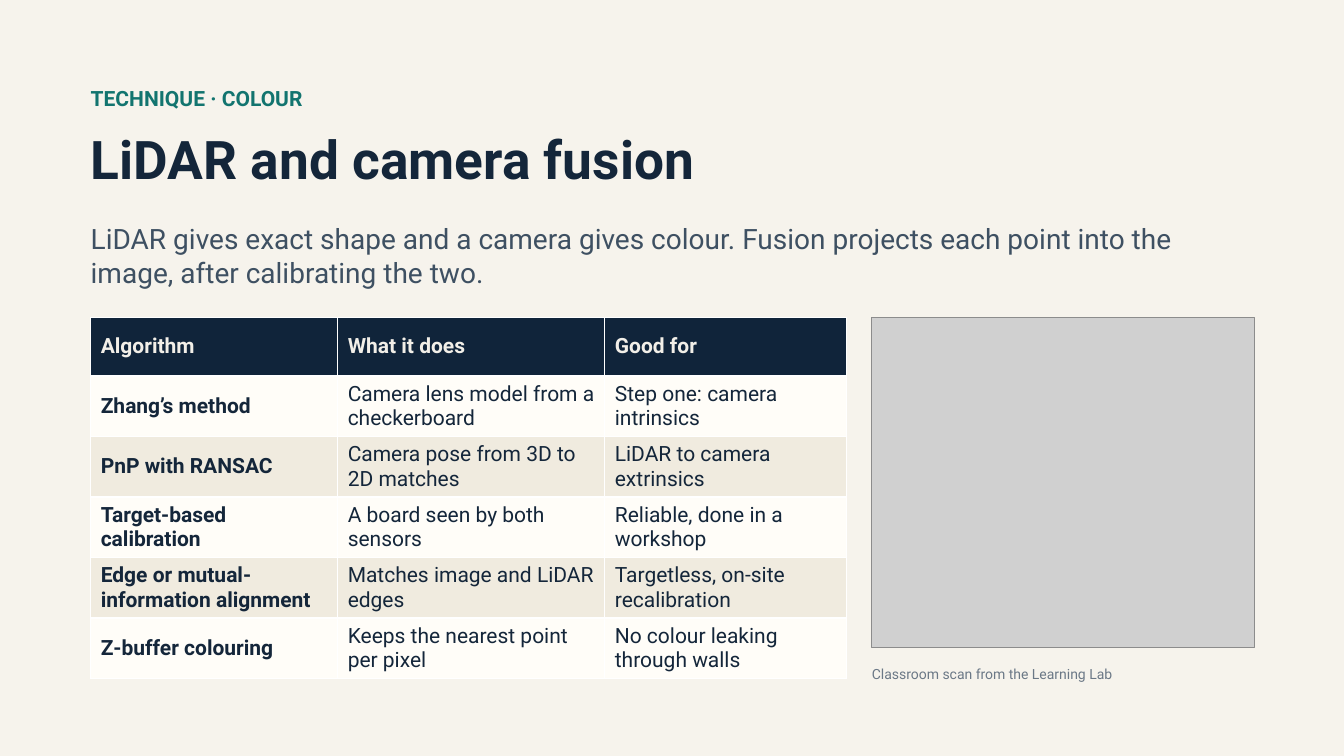
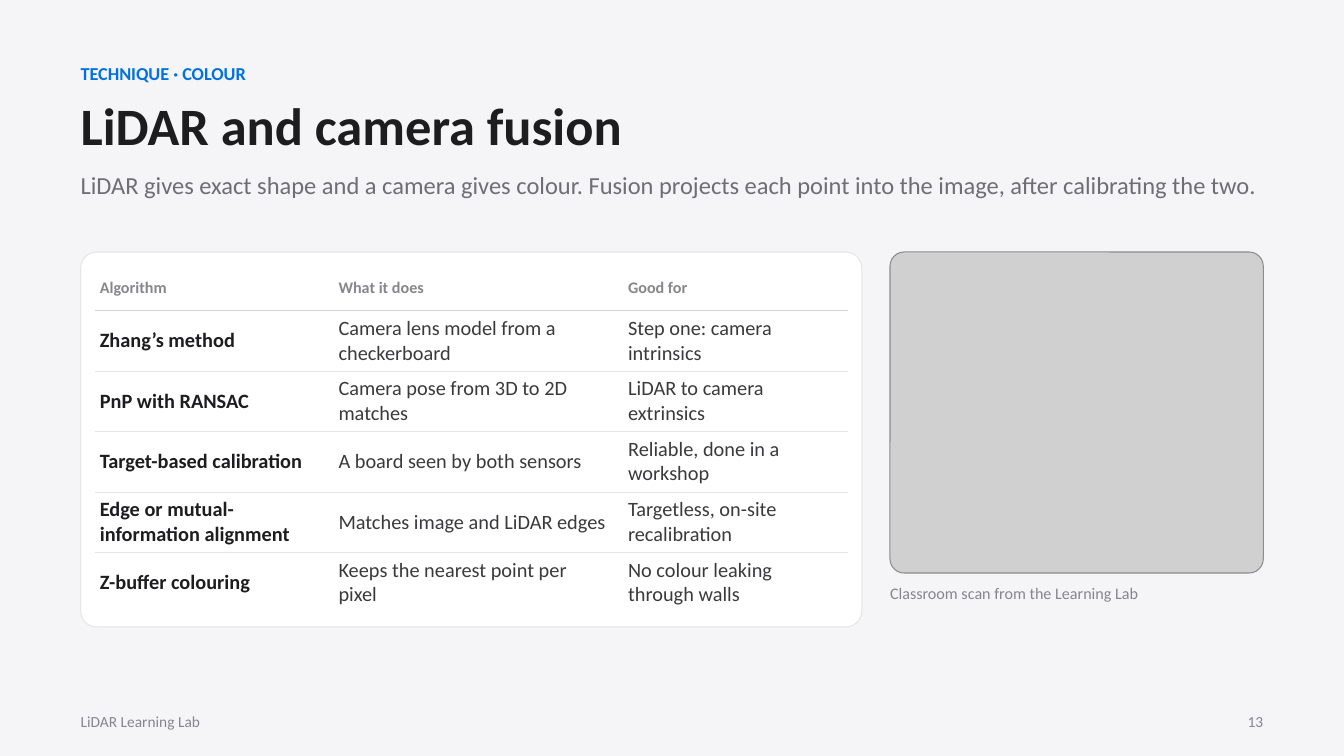
Before and after one commit to maninka123/lidar-learning-lab, a slide deck: slide 13 of presentation/LiDAR_Workshop_Slides.pptx. Drawn at 1344x756 pixels with LibreOffice and Linux fonts; fonts in the diff are those of the drawing; grey boxes stand for pictures. Boxes give left, top, right and bottom in pixels: in the first picture for what was removed or moved away, otherwise in the second. Text is boxed around its words. In the diff, an @@ line names an element or a change of style, - is before the commit and + after.

```diff
--- a/presentation/LiDAR_Workshop_Slides.pptx
+++ b/presentation/LiDAR_Workshop_Slides.pptx
@@ background #F6F3EC to #F5F5F7 @@
@@ text "TECHNIQUE · COLOUR": place and size @@
-text "TECHNIQUE · COLOUR" at box(91, 91, 303, 109)
+text "TECHNIQUE · COLOUR" at box(81, 68, 245, 83)
@@ text "TECHNIQUE · COLOUR" at box(81, 68, 245, 83): size 15 to 13 pt, font Roboto to Calibri, text colour #12746F to #0071E3; less space between paragraphs @@
@@ text "LiDAR and camera fusion": place and size @@
-text "LiDAR and camera fusion" at box(91, 138, 694, 180)
+text "LiDAR and camera fusion" at box(81, 108, 622, 146)
@@ text "LiDAR and camera fusion" at box(81, 108, 622, 146): size 38 to 37.5 pt, font Roboto to Calibri, text colour #14263A to #1D1D1F; less space between paragraphs @@
@@ text "LiDAR gives exact shape and ...": place and size @@
-text "LiDAR gives exact shape and ..." at box(91, 228, 1171, 289)
+text "LiDAR gives exact shape and ..." at box(81, 177, 1256, 198)
@@ text "LiDAR gives exact shape and ..." at box(81, 177, 1256, 198): size 20 to 17.5 pt, font Roboto to Calibri, text colour #3E5062 to #6E6E73; line spacing 1 to 1.1; less space between paragraphs @@
@@ rounded rectangle added at box(81, 252, 862, 627), fill #FFFFFF, outline #E5E5EA 0.75 pt @@
@@ table at box(95, 266, 848, 613) @@
@@ fill #10243A to none in row 1 @@
@@ fill #FFFDF8 to none in 9 cells @@
@@ fill #F0EBDF to none in 6 cells @@
@@ size 15 to 11.5 pt, text colour #F2EFE8 to #86868B in "Algorithm", "What it does", "Good for" @@
@@ font Roboto to Calibri, size 15 to 14.5 pt @@
@@ text colour #14263A to #1D1D1F in "Zhang’s method", "PnP with RANSAC", "Target-based calibration", "Edge or mutual-information alignment" and 1 more places @@
@@ text colour #14263A to #3A3A3C in "Camera lens model from a checkerboard", "Step one: camera intrinsics", "Camera pose from 3D to 2D matches", "LiDAR to camera extrinsics" and 6 more places @@
@@ borders changed @@
@@ table: place and size @@
-table at box(91, 318, 847, 679)
+table at box(95, 266, 848, 613)
@@ picture: place and size @@
-picture at box(872, 318, 1255, 647)
+picture at box(890, 252, 1263, 573)
@@ text "Classroom scan from the Learning ...": place and size @@
-text "Classroom scan from the Learning ..." at box(872, 668, 1112, 682)
+text "Classroom scan from the Learning ..." at box(890, 588, 1138, 602)
@@ text "Classroom scan from the Learning ..." at box(890, 588, 1138, 602): size 10 to 11.5 pt, font Roboto to Calibri, text colour #6B7886 to #86868B; less space between paragraphs @@
@@ text added at box(81, 716, 200, 730), 11 pt, text #86868B @@
+LiDAR Learning Lab
@@ text added at box(1248, 717, 1264, 727), 11 pt, text #86868B @@
+13
```
Also in this commit, not shown: 22 other slides changed, 2 slides added, 2 slides removed.
